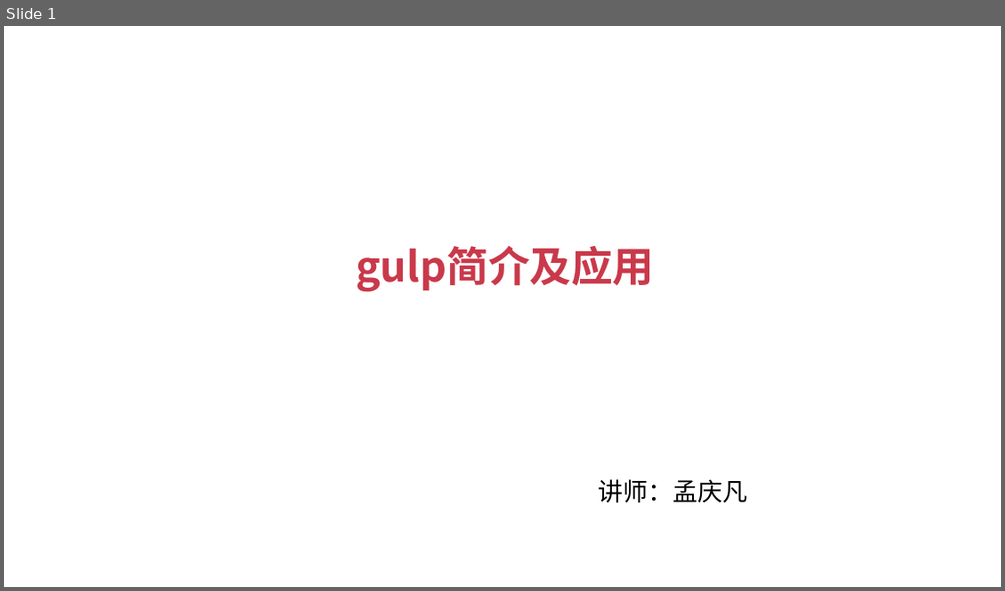
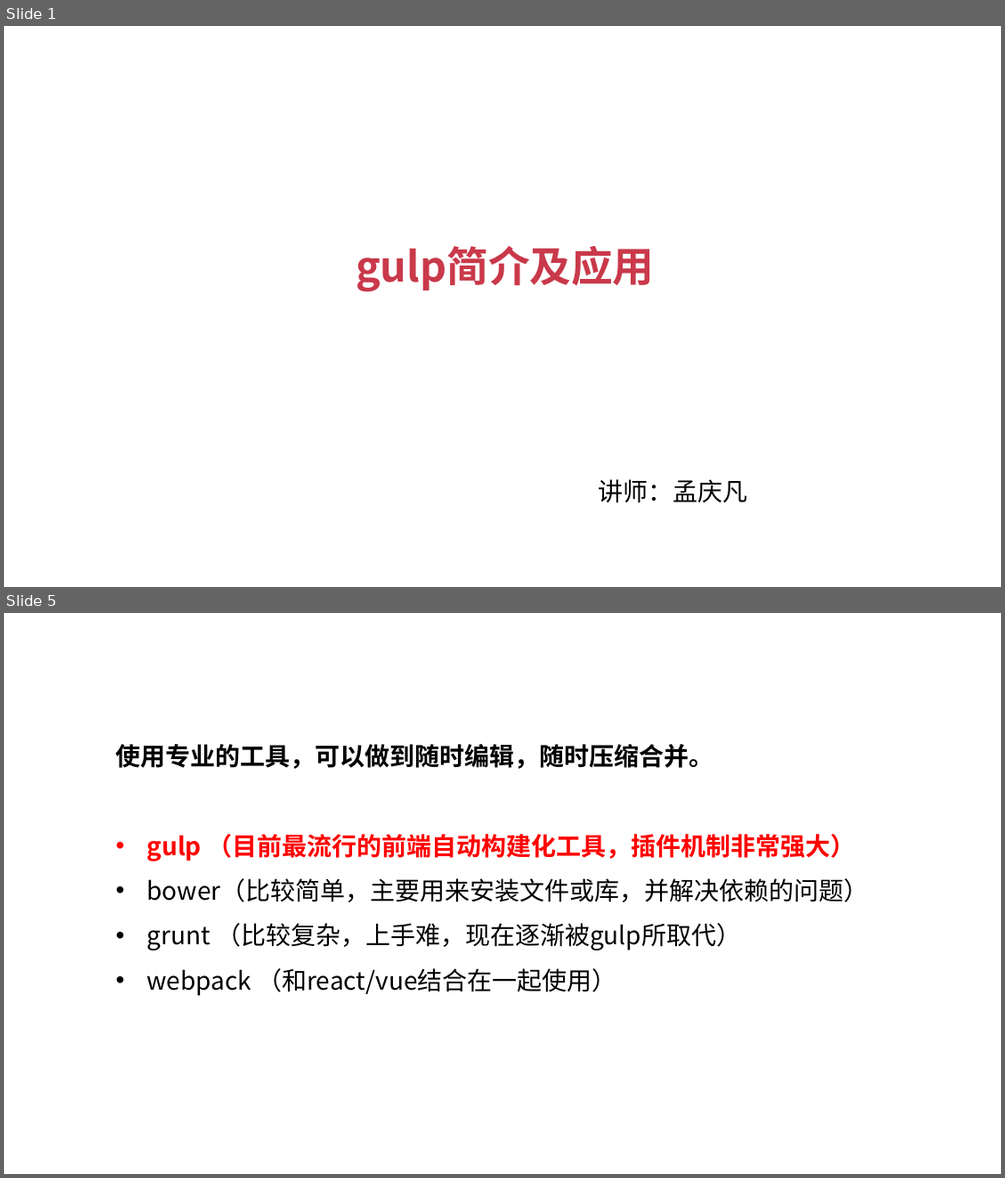
Before and after one commit to JSFFZL/Courseware-PPT, a slide deck: gulp.pptx. Shown one above the other, each under a label of ours: slide 1 before the commit, slides 1 and 5 after it; the slides between them are not shown. The pictures are 1005x591 and 1005x1178 pixels, drawn with LibreOffice and Linux fonts; fonts in the diff are those of the drawing; background and template pictures are left out. Boxes give left, top, right and bottom in pixels: in the first picture for what was removed or moved away, otherwise in the second. Text is boxed around its words. In the diff, an @@ line names an element or a change of style, - is before the commit and + after.

```diff
--- a/gulp.pptx
+++ b/gulp.pptx
@@ slide 5 added at (4,613,1001,1174), background #FFFFFF @@
@@ text added at (116,744,869,996), 18 pt, text #000000 @@
+使用专业的工具，可以做到随时编辑，随时压缩合并。
+• gulp （目前最流行的前端自动构建化工具，插件机制非常强大）
+• bower（比较简单，主要用来安装文件或库，并解决依赖的问题）
+• grunt （比较复杂，上手难，现在逐渐被gulp所取代）
+• webpack （和react/vue结合在一起使用）
```
Also in this commit, not shown: 1 slide changed, 6 other slides added, 1 other file.
